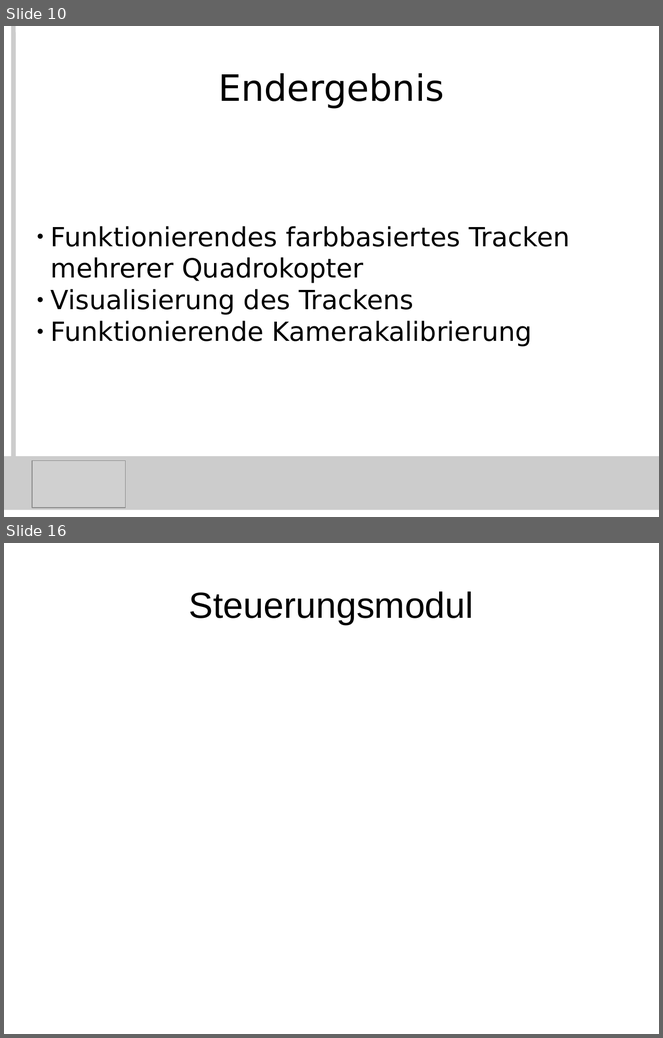
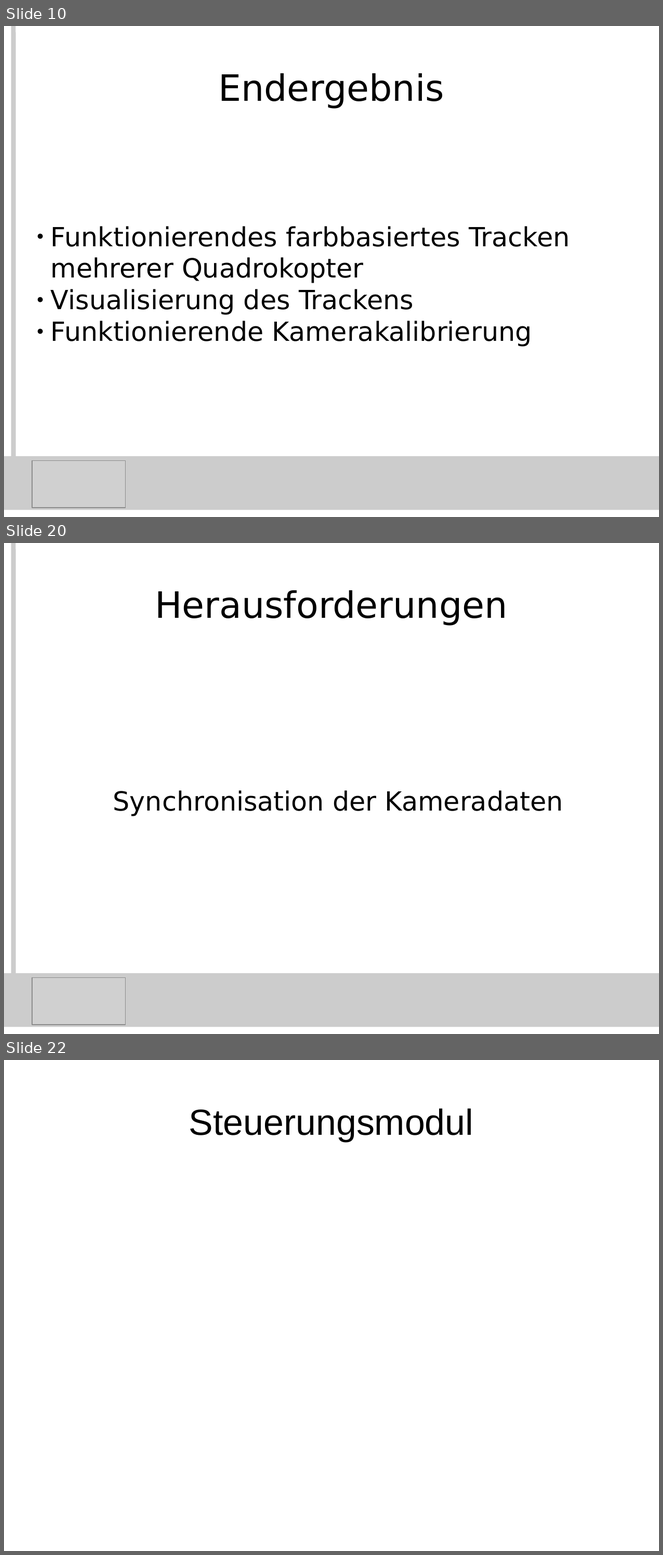
Before and after one commit to KITrokopter/Presentation, a slide deck: PresentationInTotal v0.1.odp. Shown one above the other, each under a label of ours: slides 10 and 16 before the commit, slides 10, 20 and 22 after it; the slides between them are not shown. The pictures are 663x1038 and 663x1555 pixels, drawn with LibreOffice and Linux fonts; fonts in the diff are those of the drawing; grey boxes stand for pictures. Boxes give left, top, right and bottom in pixels: in the first picture for what was removed or moved away, otherwise in the second. Text is boxed around its words. In the diff, an @@ line names an element or a change of style, - is before the commit and + after.

```diff
--- a/PresentationInTotal v0.1.odp
+++ b/PresentationInTotal v0.1.odp
@@ slide 20 added at (x1=4, y1=543, x2=659, y2=1034), background #FFFFFF @@
@@ line added from (13, 543) to (13, 1020), #CCCCCC 5.67 pt @@
@@ title added at (x1=155, y1=590, x2=507, y2=626), 44 pt, text #000000 @@
+Herausforderungen
@@ subtitle added at (x1=113, y1=791, x2=564, y2=817), 32 pt, text #000000 @@
+Synchronisation der Kameradaten
@@ rectangle added at (x1=4, y1=974, x2=659, y2=1028), fill #CCCCCC @@
@@ picture added at (x1=32, y1=978, x2=125, y2=1025) @@
@@ what was slide 16 is now slide 22 @@
```
Also in this commit, not shown: 6 slides changed, 5 other slides added.
